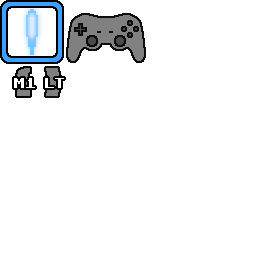
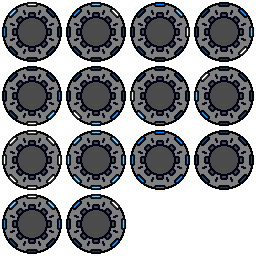
Revision of a layered 256x256 image; what changed, layer by layer:
showed "idle_glow" over [3, 1, 254, 126]
showed "idle" over [2, 2, 254, 126]
showed "move_glow" over [3, 194, 127, 247]
removed layer "frame #1" over [12, 76, 66, 90]
removed layer "Pasted Layer #3" over [15, 66, 62, 98]
removed layer "controls_joypad_default.png" over [66, 13, 146, 63]
removed layer "frame" over [0, 0, 64, 64]
removed layer "blaster_bolt.png" over [22, 5, 42, 57]
showed "move" over [2, 194, 126, 254]
showed "fire_glow" over [2, 130, 189, 191]
showed "fire" over [2, 130, 254, 190]
